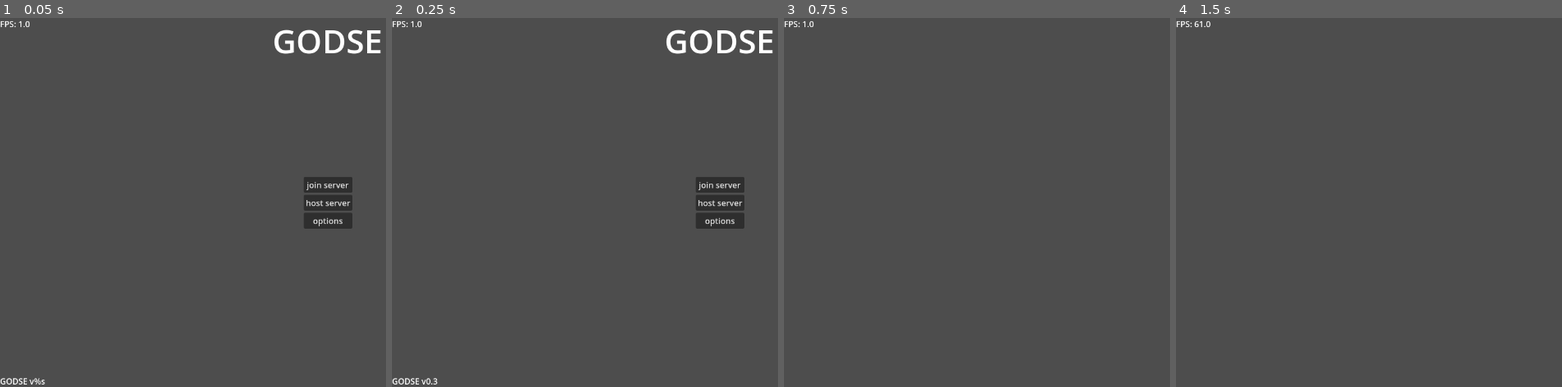
Above: before the commit, frames 1-4 (left to right).
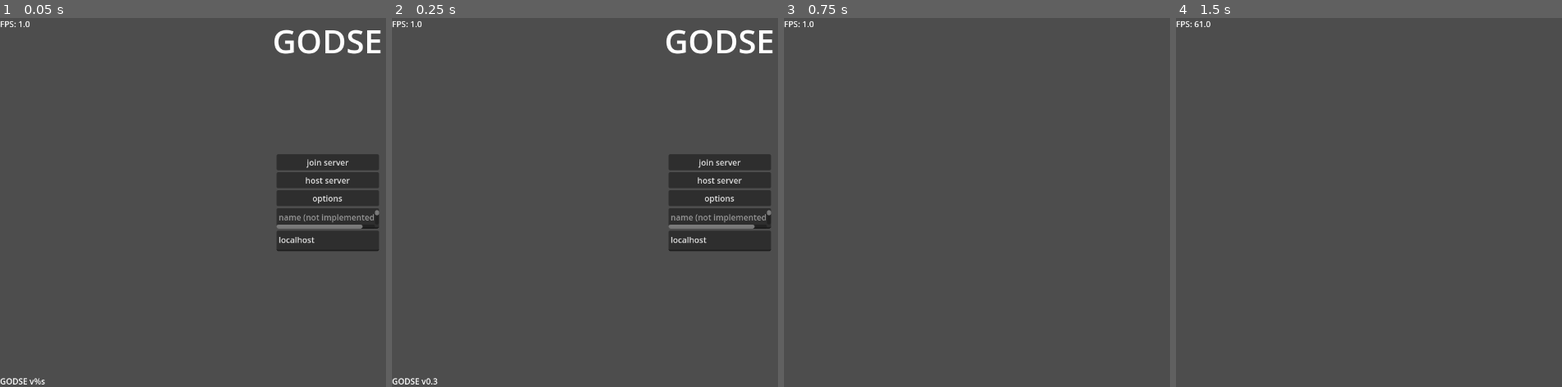
Above: after the commit, the same moments.

Repository: remidu64/GODSE
Game: Godot game, scene res://scenes/State-MainMenuState.tscn
Same seed, same stepped clock (60 frames per second), same inputs: the game is played once before the commit and once after it.
Inputs (mouse positions are in pixels of both pictures, inside the frame that each line leads up to):
- Up to frame 1 (0.05 s): no input
- Up to frame 2 (0.25 s): no input
- Up to frame 3 (0.75 s): click "join server" at 0.5 s
- Up to frame 4 (1.5 s): move the mouse to (outside the picture) at 1.27 s; hold D (right) from 1.28 s (still down)

The runs differ from the first frame. In frame 1, 5.3% of the frame differs, in the area x 71-99%, y 36-64%; in frame 2, 5.3%; in frame 3, nothing differs; in frame 4, nothing differs.

Commit message:
not hardcoded ip

Diff:
--- a/autoload/Autoload-Networking.gd
+++ b/autoload/Autoload-Networking.gd
@@ -4,6 +4,7 @@
 signal remove_player_request(id)
 
 var enetPeer = ENetMultiplayerPeer.new()
+var ip = "localhost"
 
 const PORT = 19132
 
@@ -16,7 +17,7 @@
 	add_player(multiplayer.get_unique_id())
 
 func join_server():
-	enetPeer.create_client("localhost", PORT)
+	enetPeer.create_client(ip, PORT)
 	multiplayer.multiplayer_peer = enetPeer
 
 func remove_player(id):
--- a/scenes/State-MainMenuState.tscn
+++ b/scenes/State-MainMenuState.tscn
@@ -63,5 +63,16 @@
 layout_mode = 2
 text = "options"
 
+[node name="username" type="TextEdit" parent="VBoxContainer"]
+custom_minimum_size = Vector2(200, 40)
+layout_mode = 2
+placeholder_text = "name (not implemented yet)"
+
+[node name="serverIP" type="TextEdit" parent="VBoxContainer"]
+custom_minimum_size = Vector2(200, 40)
+layout_mode = 2
+text = "localhost"
+placeholder_text = "server ip"
+
 [connection signal="pressed" from="VBoxContainer/join" to="." method="_on_join_pressed"]
 [connection signal="pressed" from="VBoxContainer/host" to="." method="_on_host_pressed"]
--- a/scripts/State-MainMenuState.gd
+++ b/scripts/State-MainMenuState.gd
@@ -1,6 +1,7 @@
 extends Control
 
 @onready var versionLabel: Label = $versionLabel
+@onready var serverIP: TextEdit = $VBoxContainer/serverIP
 
 # Called when the node enters the scene tree for the first time.
 func _ready() -> void:
@@ -9,10 +10,12 @@
 
 
 func _on_join_pressed() -> void:
+	Networking.ip = serverIP.text
 	Networking.join_server()
 	get_tree().change_scene_to_file("res://scenes/State-PlayState.tscn")
 
 
 func _on_host_pressed() -> void:
+	Networking.ip = serverIP.text
 	Networking.host_server()
 	get_tree().change_scene_to_file("res://scenes/State-PlayState.tscn")
